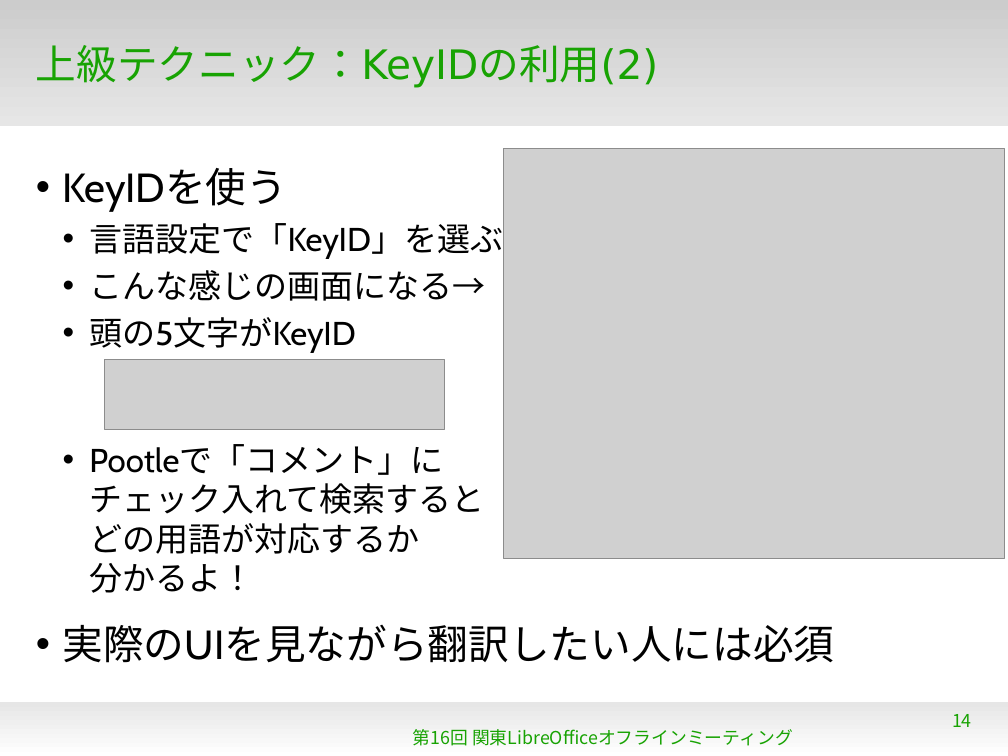
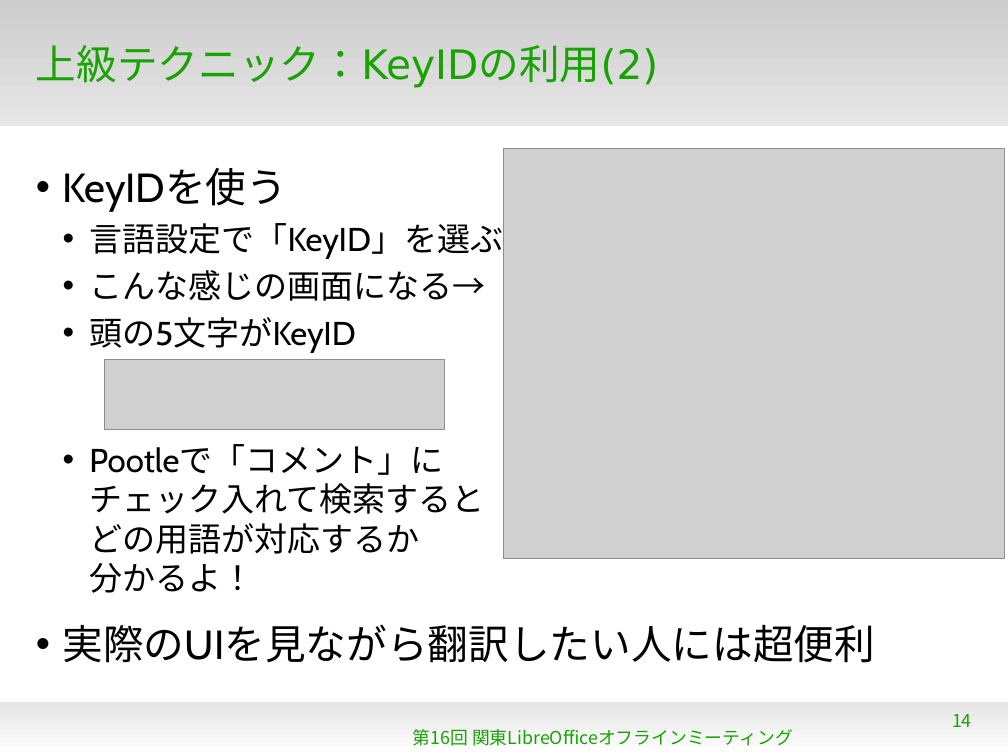
Before and after one commit to naruoga/KantoLibreOffice, a slide deck: slide 14 of 2014-12-Translation/HowToTranslateLibreOffice.odp. Drawn at 1008x756 pixels with LibreOffice and Linux fonts; fonts in the diff are those of the drawing; grey boxes stand for pictures; background and template pictures are left out. Boxes give left, top, right and bottom in pixels: in the first picture for what was removed or moved away, otherwise in the second. Text is boxed around its words. In the diff, an @@ line names an element or a change of style, - is before the commit and + after.

```diff
--- a/2014-12-Translation/HowToTranslateLibreOffice.odp
+++ b/2014-12-Translation/HowToTranslateLibreOffice.odp
@@ text at [63, 625, 875, 663]: text changed @@
-• 実際のUIを見ながら翻訳したい人には必須
+• 実際のUIを見ながら翻訳したい人には超便利
```
Also in this commit, not shown: 3 other slides changed.
